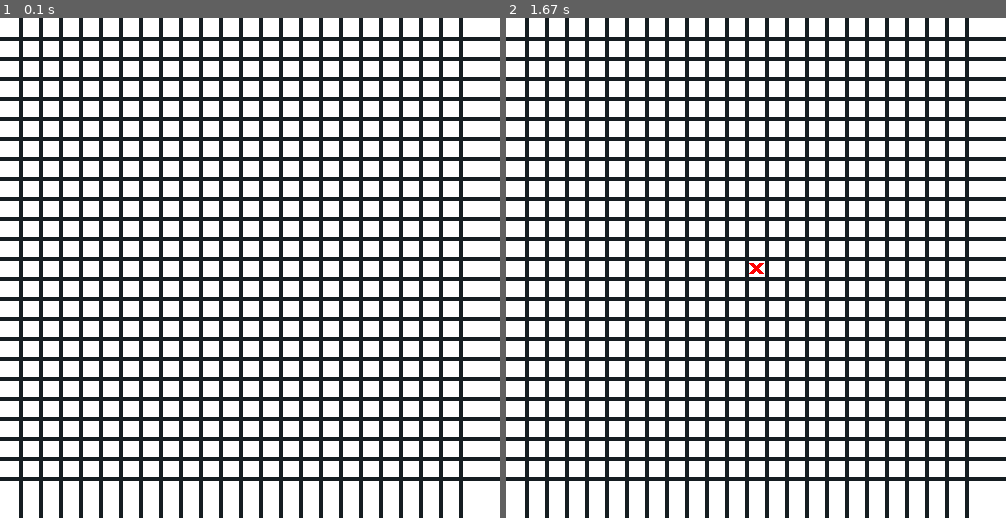
Above: before the commit, frames 1-2 (left to right).
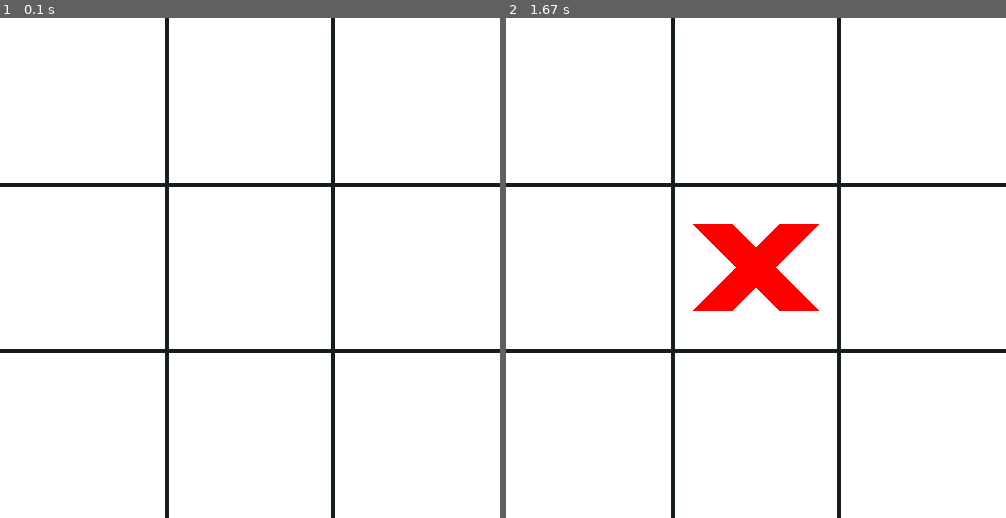
Above: after the commit, the same moments.

Repository: Magoninho/tic-tac-toe-pygame
Game: pygame game, started from main.py
Same seed, same stepped clock (60 frames per second), same inputs: the game is played once before the commit and once after it.
Inputs (mouse positions are in pixels of both pictures, inside the frame that each line leads up to):
- Up to frame 1 (0.1 s): no input
- Up to frame 2 (1.67 s): click (756, 268) at 0.38 s

The runs differ from the first frame. In frame 1, 35% of the frame differs, in the area x 0-100%, y 0-100%; in frame 2, 37%.

Commit message:
winning! yey

Diff:
--- a/jogador.py
+++ b/jogador.py
@@ -6,7 +6,7 @@
             'O', 'X'
         ]
         # the current player (this will be changed through the plays)
-        self.current_player = 1
+        self.current_player = 0
 
     # the function that changes the current player
     def change_players(self):
--- a/main.py
+++ b/main.py
@@ -51,6 +51,7 @@
         # Declaring the coordinates of the mouse so we can make the use of it
         self.mouse_x = None
         self.mouse_y = None
+        self.game_won = False
 
     # The function that will determine who is the winner
     def check_winner(self, player):
@@ -60,27 +61,60 @@
         Here comes a lot of conditions in diferent arrays
         and if all of one of them are True, then print the winner
         """
-        for col in range(len(self.board)):
-
-            conditions_vertical = [self.board[row][col] ==
-                                   player for row in range(len(self.board))]  # this is for the verticals
-            conditions_horizontal = [self.board[col][row] ==
-                                     player for row in range(len(self.board))]  # this is for the horizontals
-            conditions_diagonal_1 = [self.board[row][row] ==
-                                     player for row in range(len(self.board))]  # this is for the first diagonal
-            # conditions_diagonal_2 = [self.board[col][row] ==
-            # player for row in range(len(self.board) - 1, -1, -1)]  # this is for the second diagonal
-            conditions_diagonal_2 = [self.board[row][len(self.board) - 1 - row] == player for row in range(len(self.board) - 1, 0, -1)]
-
-            # TODO: tentar fazer a condição de diagonal direito, agora eu nao sei fazer por enquanto
-
-            # This will check if all of the conditions in one of the arrays are true using the built-in python all() function
-            if all(conditions_vertical) or all(conditions_horizontal) or all(conditions_diagonal_1) or all(
-                    conditions_diagonal_2):
-                # print(conditions_diagonal_2)
-                print(
-                    f"o jogador {player} ganhou o jogo!!!\nParabéns {player}, você é muito brabo", end="")
-                exit()
+
+
+        # vertical
+        for row in range(len(self.board)):
+            vertical_conditions = []
+            for col in range(len(self.board)):
+                vertical_conditions.append(self.board[col][row] == player)
+            if all(vertical_conditions):
+                print("winner: ", self.board[0][row])
+                self.draw_line(0, row, 0)
+                self.game_won = True
+
+        # horizontal
+        for row in range(len(self.board)):
+            horizontal_conditions = []
+            for col in range(len(self.board)):
+                horizontal_conditions.append(self.board[row][col] == player)
+            if all(horizontal_conditions):
+                print("winner: ", self.board[row][0])
+                self.draw_line(row, 0, 1)
+                self.game_won = True
+
+        # diagonal 1
+        diagonal1_conditions = []
+        for row in range(len(self.board)):
+            diagonal1_conditions.append(self.board[row][row] == player)
+        if all(diagonal1_conditions):
+            print("winner: ", self.board[0][0])
+            self.draw_line(0, 0, 2)
+            self.game_won = True
+
+        # diagonal 2
+        diagonal2_conditions = []
+        # loops in reverse to get combinations like: (2, 0); (1, 1); (0, 2)
+        for row in range(len(self.board) - 1, -1, -1):
+            print(row, len(self.board) - 1 - row)
+            diagonal2_conditions.append(self.board[row][len(self.board) - 1 - row] == player)
+        if all(diagonal2_conditions):
+            print("winner: ", self.board[0][len(self.board) - 1])
+            self.draw_line(0, len(self.board) - 1 - row, 3)
+            self.game_won = True
+
+
+
+    def draw_line(self, row, col, type):
+        print(col)
+        if type == 0: # vertical
+            pygame.draw.line(self.screen, (255, 123, 0), ((col * self.x_off) + (self.x_off * 0.5), 0), ((col * self.x_off) + (self.x_off * 0.5), SCREEN_SIZE[1]), self.line_thicness * 2)
+        elif type == 1: # horizontal
+            pygame.draw.line(self.screen, (255, 123, 0), (0, (row * self.y_off) + (self.y_off * 0.5)), (SCREEN_SIZE[0], (row * self.y_off) + (self.y_off * 0.5)), self.line_thicness * 2)
+        elif type == 2: # diagonal 1
+            pygame.draw.line(self.screen, (255, 123, 0), (0, 0), (SCREEN_SIZE[0], SCREEN_SIZE[1]), self.line_thicness * 2)
+        elif type == 3: # diagonal 2
+            pygame.draw.line(self.screen, (255, 123, 0), (SCREEN_SIZE[0], 0), (0, SCREEN_SIZE[1]), self.line_thicness * 2)
 
     # The function that draws the board
     def draw_board(self):
@@ -112,14 +146,14 @@
 
         # It checks if the place where you clicked is empty or not
         # if it is, then mark, else, do nothing
-        if self.board[self.mouse_y][self.mouse_x] == '':
+        if self.board[self.mouse_y][self.mouse_x] == '' and not self.game_won:
             # adds to the board and X or an O (depends on the current_player variable)
             self.board[self.mouse_y][self.mouse_x] = self.player.players[self.player.current_player]
+            self.draw_players()  # every time that a play happens, it will draw the players
             # runs the check winner function by passing the current_player
             self.check_winner(self.player.players[self.player.current_player])
             # When the play is done (the user clicked in some spot), the turn changes
             self.player.change_players()
-            self.draw_players()  # every time that a play happens, it will draw the players
 
     # The function that draws the players
     def draw_players(self):
--- a/settings.json
+++ b/settings.json
@@ -1,4 +1,4 @@
 {
-    "grid_size": 24,
+    "grid_size": 3,
     "dark_theme": false
 }
